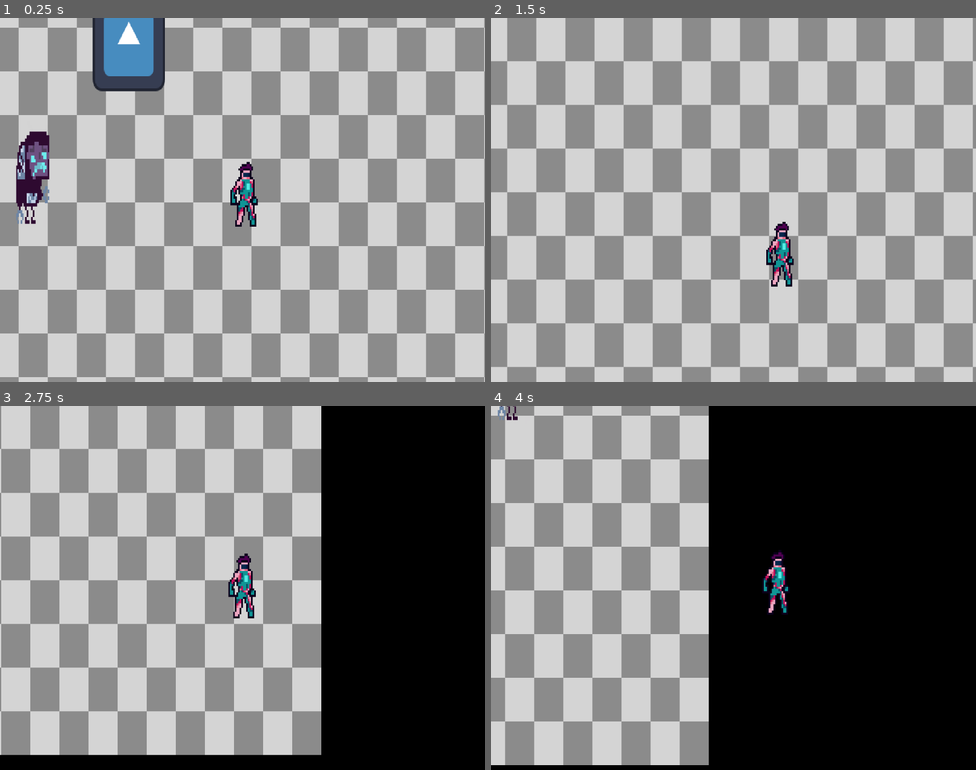
Above: before the commit, frames 1-4 (two rows, left to right).
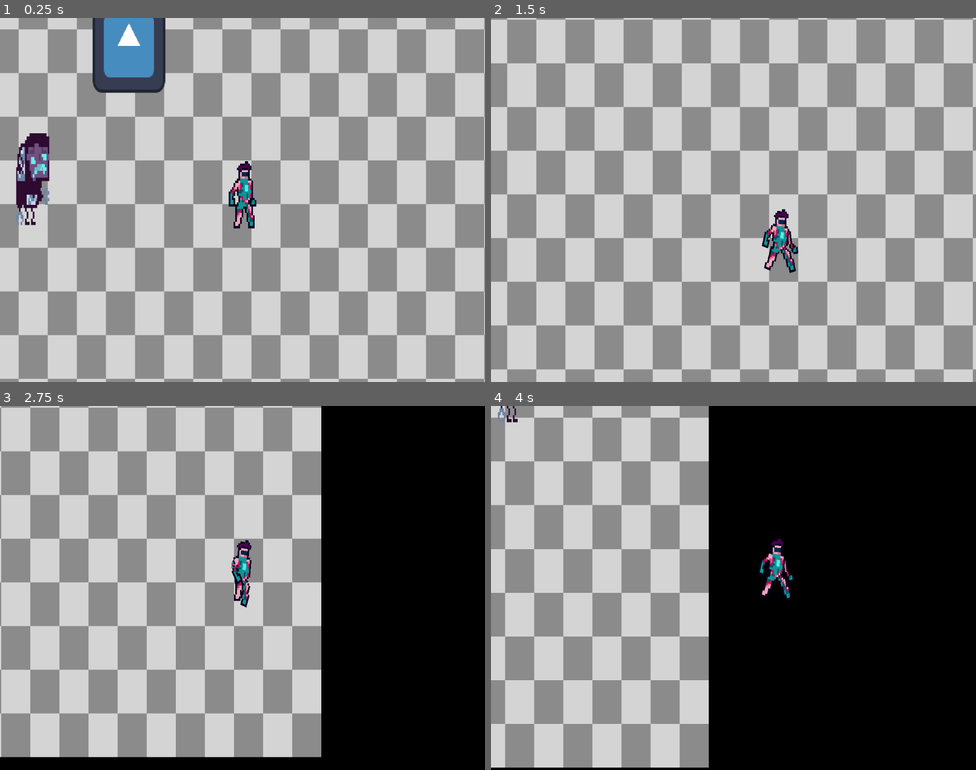
Above: after the commit, the same moments.

Repository: inukhann/AlpisteJam
Game: Godot game, scene res://scenes/map.tscn
Same seed, same stepped clock (60 frames per second), same inputs: the game is played once before the commit and once after it. The engine's default icon, where the game draws it, is replaced by a stand-in: a white triangle on a blue panel in a dark square.
Inputs (mouse positions are in pixels of both pictures, inside the frame that each line leads up to):
- Up to frame 1 (0.25 s): no input
- Up to frame 2 (1.5 s): move the mouse to (840, 181) at 0.52 s; hold Right (MOVE_RIGHT) from 0.53 s (still down); tap Shift (DASH) at 0.6 s; tap Up (JUMP) at 0.77 s; move the mouse to (636, 218) at 1.27 s; tap Q (DETACH_HEAD) at 1.35 s
- Up to frame 3 (2.75 s): tap Up (JUMP) at 1.52 s; move the mouse to (291, 507) at 2.02 s; release Right (MOVE_RIGHT) at 2.03 s; hold Left (MOVE_LEFT) from 2.03 s (still down); hold Ctrl (DETACH_LEGS) from 2.03 s (still down)
- Up to frame 4 (4 s): move the mouse to (709, 660) at 2.77 s; release Left (MOVE_LEFT) at 2.78 s; release Ctrl (DETACH_LEGS) at 2.78 s; hold Right (MOVE_RIGHT) from 2.78 s (still down); tap E (DETACH_LIMBS) at 2.85 s; tap Up (JUMP) at 3.02, 3.77 s; move the mouse to (879, 642) at 3.52 s; click (879, 642) at 3.6 s

The runs differ from the first frame. In frame 1, 5.5% of the frame differs, in the area x 0-100%, y 0-100%; in frame 2, 6.7%, in the area x 0-100%, y 0-97%; in frame 3, 4.6%; in frame 4, 3.3%.

Commit message:
v0.16
Animation for player on NORMAL state ajusted to gameplay, with an "Idle" and "Running" states

Diff:
--- a/LimbPunk/scenes/Spark.tscn
+++ b/LimbPunk/scenes/Spark.tscn
@@ -1,7 +1,7 @@
 [gd_scene load_steps=4 format=3 uid="uid://deaj2dwrifxw5"]
 
 [ext_resource type="Script" path="res://scripts/spark.gd" id="1_35il2"]
-[ext_resource type="Texture2D" uid="uid://c6snx38bghac0" path="res://sprites/image.png" id="2_wh6vt"]
+[ext_resource type="PackedScene" uid="uid://bobd3018ernbs" path="res://scenes/normal_sprite.tscn" id="2_fngcp"]
 
 [sub_resource type="RectangleShape2D" id="RectangleShape2D_668cv"]
 size = Vector2(16, 15)
@@ -12,17 +12,14 @@
 script = ExtResource("1_35il2")
 
 [node name="CollisionShape2D" type="CollisionShape2D" parent="."]
-position = Vector2(1, -1)
 scale = Vector2(1, 2)
 shape = SubResource("RectangleShape2D_668cv")
-
-[node name="Sprite2D" type="Sprite2D" parent="."]
-position = Vector2(1, -1)
-texture = ExtResource("2_wh6vt")
 
 [node name="Camera2D" type="Camera2D" parent="."]
 zoom = Vector2(2, 2.668)
 position_smoothing_enabled = true
+
+[node name="Normal_Sprite" parent="." instance=ExtResource("2_fngcp")]
 
 [node name="Fuel_timer" type="Timer" parent="."]
 wait_time = 15.0
--- a/LimbPunk/scenes/normal_sprite.tscn
+++ b/LimbPunk/scenes/normal_sprite.tscn
@@ -45,7 +45,7 @@
 "times": PackedFloat32Array(0, 2.5, 5),
 "transitions": PackedFloat32Array(1, 1, 1),
 "update": 0,
-"values": [Vector2(592, 246), Vector2(592, 246), Vector2(592, 246)]
+"values": [Vector2(0, 0), Vector2(0, 0), Vector2(0, 0)]
 }
 tracks/3/type = "value"
 tracks/3/imported = false
@@ -508,6 +508,7 @@
 [sub_resource type="Animation" id="Animation_br5ay"]
 resource_name = "Run"
 length = 0.8
+loop_mode = 1
 tracks/0/type = "bezier"
 tracks/0/imported = false
 tracks/0/enabled = true
@@ -549,7 +550,7 @@
 tracks/3/loop_wrap = true
 tracks/3/keys = {
 "handle_modes": PackedInt32Array(0, 0, 0, 0, 0),
-"points": PackedFloat32Array(592, -0.25, 0, 0.25, 0, 592, -0.25, 0, 0.25, 0, 592, -0.25, 0, 0.25, 0, 592, -0.25, 0, 0.25, 0, 592, -0.25, 0, 0.25, 0),
+"points": PackedFloat32Array(0, -0.25, 0, 0.25, 0, 0, -0.25, 0, 0.25, 0, 0, -0.25, 0, 0.25, 0, 0, -0.25, 0, 0.25, 0, 0, -0.25, 0, 0.25, 0),
 "times": PackedFloat32Array(0, 0.2, 0.4, 0.6, 0.8)
 }
 tracks/4/type = "bezier"
@@ -560,7 +561,7 @@
 tracks/4/loop_wrap = true
 tracks/4/keys = {
 "handle_modes": PackedInt32Array(0, 0, 0, 0, 0),
-"points": PackedFloat32Array(246, -0.25, 0, 0.25, 0, 239, -0.25, 0, 0.25, 0, 246, -0.25, 0, 0.25, 0, 239, -0.25, 0, 0.25, 0, 246, -0.25, 0, 0.25, 0),
+"points": PackedFloat32Array(0, -0.25, 0, 0.25, 0, -7, -0.25, 0, 0.25, 0, 0, -0.25, 0, 0.25, 0, -7, -0.25, 0, 0.25, 0, 0, -0.25, 0, 0.25, 0),
 "times": PackedFloat32Array(0, 0.2, 0.4, 0.6, 0.8)
 }
 tracks/5/type = "bezier"
@@ -748,6 +749,7 @@
 }
 
 [node name="Normal_Sprite" type="Node2D"]
+position = Vector2(-2, -7.5)
 
 [node name="Torso" type="Sprite2D" parent="."]
 position = Vector2(592, 246)
--- a/LimbPunk/scripts/spark.gd
+++ b/LimbPunk/scripts/spark.gd
@@ -19,6 +19,7 @@
 
 func _ready():
 	Global.player = self
+	$Normal_Sprite/AnimationPlayer.queue("Idle")
 
 func _physics_process(delta):
 	change_status()
@@ -50,10 +51,13 @@
 		if char_state != Status.LIMBLESS and char_state != Status.BODYLESS:
 			if Input.is_action_pressed("MOVE_RIGHT"):
 				velocity.x = (velocity_mod_x * BASE_VELOCITY_X)
+				queue_anim("Run")
 			elif Input.is_action_pressed("MOVE_LEFT"):
 				velocity.x = (velocity_mod_x * -BASE_VELOCITY_X)
+				queue_anim("Run")
 			else:
 				velocity.x = 0
+				queue_anim("Idle")
 		elif char_state == Status.BODYLESS:
 			if Input.is_action_pressed("MOVE_RIGHT") and velocity.x < MAX_HEAD_VEL:
 				velocity.x += 10
@@ -63,6 +67,7 @@
 				velocity.x -= velocity.x / 10
 		else:
 			velocity.x = 0
+
 
 func move_character_y():
 	if char_state != Status.BODYLESS:
@@ -145,3 +150,7 @@
 
 func _on_bullet_cooldown_timeout():
 	can_shoot = true
+
+func queue_anim(queued):
+	if !$Normal_Sprite/AnimationPlayer.get_current_animation() == queued:
+		$Normal_Sprite/AnimationPlayer.play(queued)
Not shown: 1 places in LimbPunk/scenes/normal_sprite.tscn that only renumber resources
